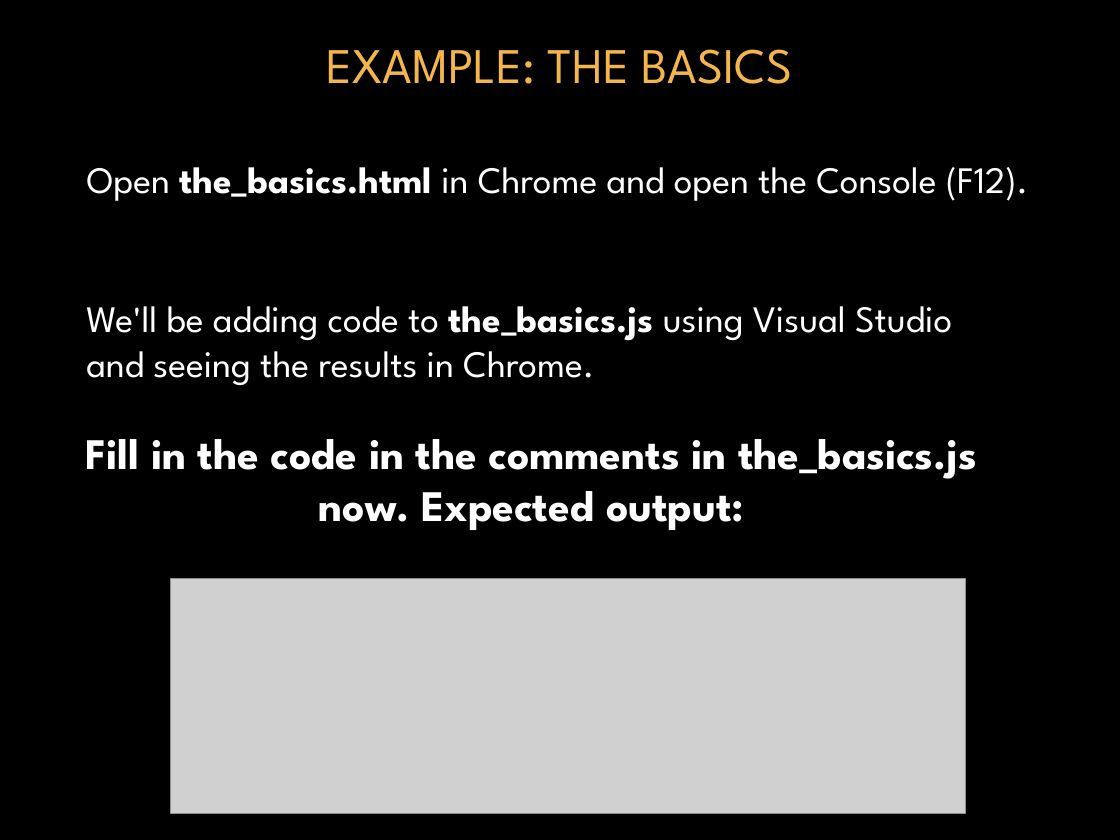
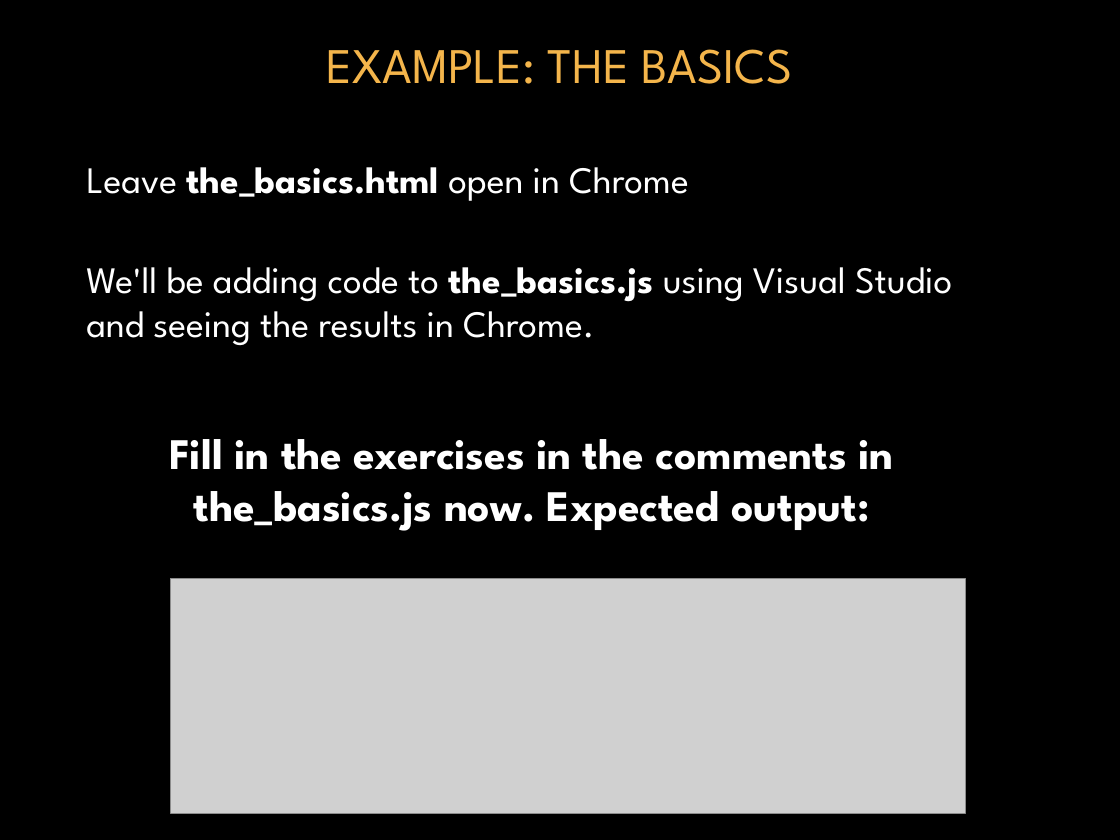
Before and after one commit to donfreiday/cpsc330-js, a slide deck: slide 43 of Javascript.pptx. Drawn at 1120x840 pixels with LibreOffice and Linux fonts; fonts in the diff are those of the drawing; grey boxes stand for pictures; background and template pictures are left out. Boxes give left, top, right and bottom in pixels: in the first picture for what was removed or moved away, otherwise in the second. Text is boxed around its words. In the diff, an @@ line names an element or a change of style, - is before the commit and + after.

Commit message:
PPT update

```diff
--- a/Javascript.pptx
+++ b/Javascript.pptx
@@ text at [87,167,689,201]: text changed @@
-Open the_basics.html in Chrome and open the Console (F12).
+Leave the_basics.html open in Chrome
@@ text "We'll be adding code to ...": place and size @@
-text "We'll be adding code to ..." at [86,306,952,385]
+text "We'll be adding code to ..." at [86,267,952,345]
@@ text at [169,439,894,531]: text changed @@
-Fill in the code in the comments in the_basics.js now. Expected output:
+Fill in the exercises in the comments in the_basics.js now. Expected output:
```
